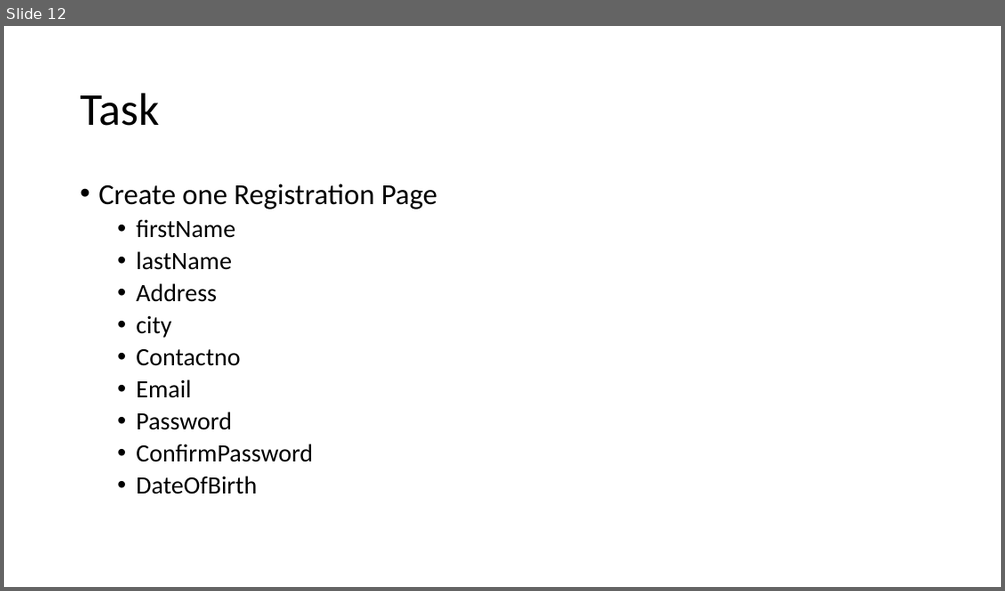
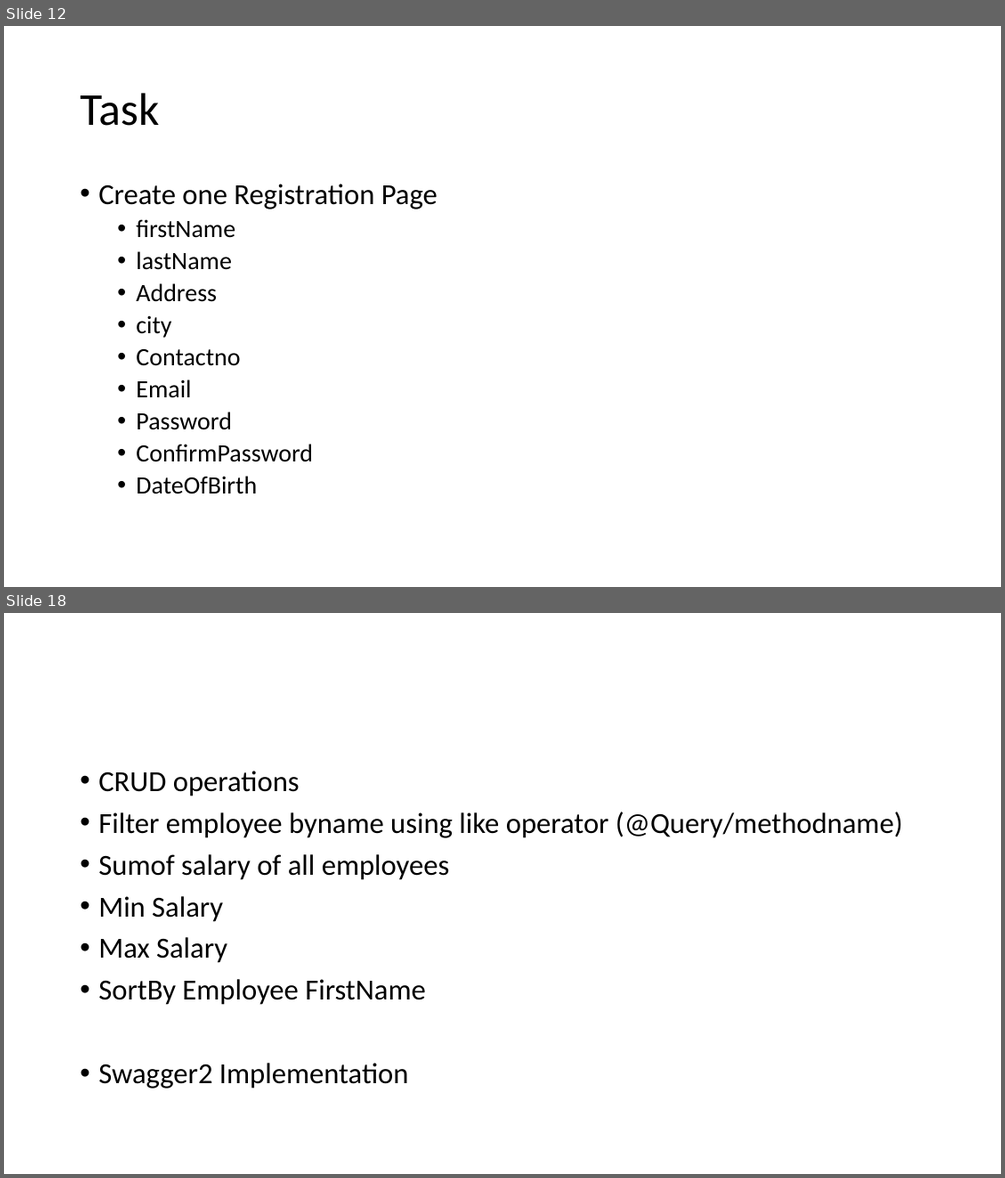
Before and after one commit to priyangm/pod_trg, a slide deck: FinishingSchool-June.pptx. Shown one above the other, each under a label of ours: slide 12 before the commit, slides 12 and 18 after it; the slides between them are not shown. The pictures are 1005x591 and 1005x1178 pixels, drawn with LibreOffice and Linux fonts; fonts in the diff are those of the drawing. Boxes give left, top, right and bottom in pixels: in the first picture for what was removed or moved away, otherwise in the second. Text is boxed around its words. In the diff, an @@ line names an element or a change of style, - is before the commit and + after.

```diff
--- a/FinishingSchool-June.pptx
+++ b/FinishingSchool-June.pptx
@@ slide 18 added at box(4, 613, 1001, 1174), background #FFFFFF @@
@@ text added at box(98, 771, 903, 1088), 28 pt, text #000000 @@
+• CRUD operations
+• Filter employee byname using like operator (@Query/methodname)
+• Sumof salary of all employees
+• Min Salary
+• Max Salary
+• SortBy Employee FirstName
+• Swagger2 Implementation
```
Also in this commit, not shown: 5 other slides added, 1 slide removed, 1 other file.
